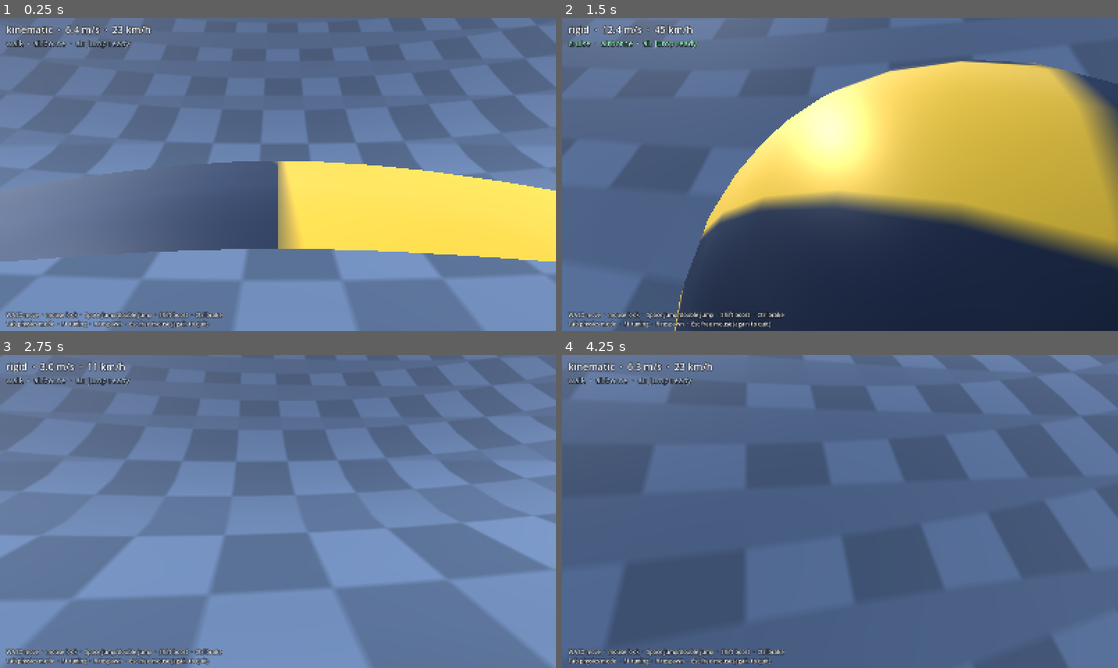
Above: before the commit, frames 1-4 (two rows, left to right).
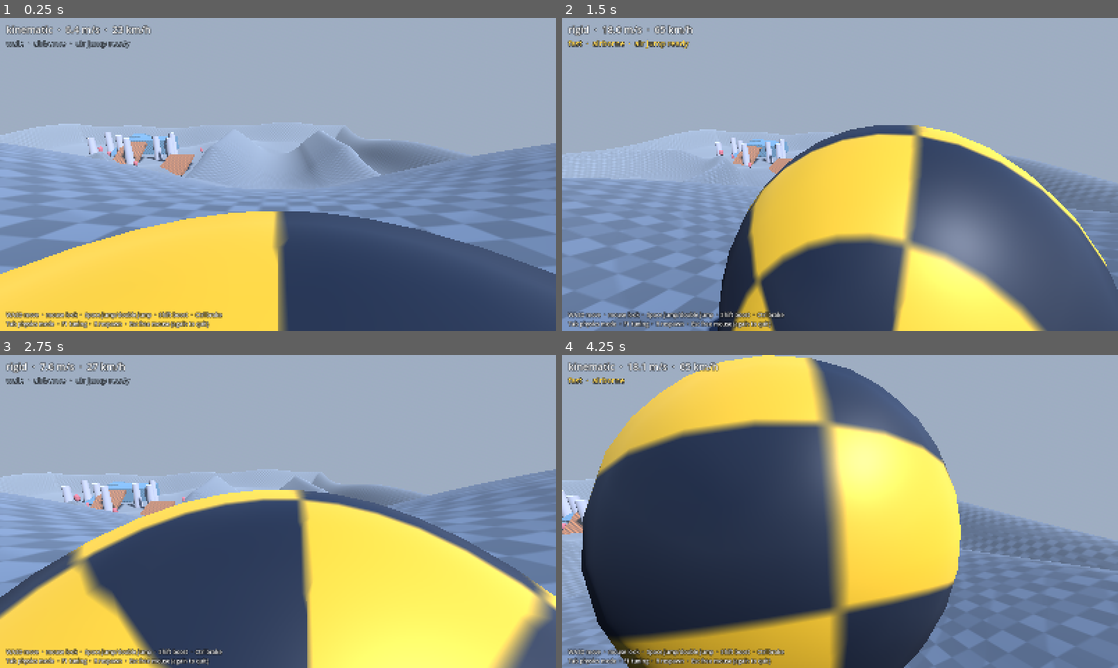
Above: after the commit, the same moments.

Repository: bananahana720/scrapkeep
Game: Godot game, scene res://main.tscn
Two runs of this game, one before a commit and one after it. Both use one fixed random seed, a clock stepped at 60 frames per second and the inputs below.
Inputs (mouse positions are in pixels of both pictures, inside the frame that each line leads up to):
- Up to frame 1 (0.25 s): no input
- Up to frame 2 (1.5 s): tap Enter at 0.5 s; move the mouse to (867, 174) at 0.52 s; hold W (lab_forward) from 0.53 s (still down); tap Shift (lab_boost) at 0.6 s; tap Space (lab_jump) at 0.77 s; move the mouse to (812, 174) at 1.27 s; tap Tab at 1.35 s
- Up to frame 3 (2.75 s): keep holding W (lab_forward); tap Space (lab_jump) at 1.52 s; move the mouse to (289, 505) at 2.02 s; tap R at 2.1 s
- Up to frame 4 (4.25 s): keep holding W (lab_forward); move the mouse to (834, 517) at 2.77 s; tap Shift (lab_boost) at 2.85 s; tap Space (lab_jump) at 3.02, 3.77 s; move the mouse to (878, 514) at 3.52 s; tap Tab at 3.6 s

The runs differ from the first frame. In frame 1, 94% of the frame differs, in the area x 0-100%, y 0-100%; in frame 2, 91%; in frame 3, 93%; in frame 4, 89%.

Commit message:
sketch: aim the ball lab spawn camera down the run and add the visual check
The spawn camera looked up the mountain, so W drove away from the downhill
run. Yaw now starts facing down the run; the pivot offset and pitch are set
so the ball stays framed when the spring arm collapses against an uphill
slope. tests/shot.gd renders the spawn view to a PNG, which is how the
terrain was confirmed visible and right way up after the trimesh winding fix.

Co-Authored-By: Claude Opus 5 (1M context) <noreply@anthropic.com>
Claude-Session: https://claude.ai/code/session_01FyjAJGknffDqtZ3d79dTqA

Diff:
--- a/sketches/ball-lab/src/chase_camera.gd
+++ b/sketches/ball-lab/src/chase_camera.gd
@@ -5,8 +5,9 @@
 
 var target
 var tuning
-var yaw := 0.0
-var pitch := -0.28
+# Spawn looks down the run, so W drives you into the hill rather than up it.
+var yaw := PI
+var pitch := -0.30
 
 var arm: SpringArm3D
 var cam: Camera3D
@@ -21,7 +22,7 @@
 	tuning = tuning_ref
 	arm = SpringArm3D.new()
 	var probe := SphereShape3D.new()
-	probe.radius = 0.45
+	probe.radius = 0.3
 	arm.shape = probe
 	arm.spring_length = 8.0
 	arm.margin = 0.25
@@ -59,7 +60,7 @@
 	# Speed pulls the camera back and widens the lens; the lag tightens so the ball
 	# does not slide off screen once it is quick.
 	var follow := 1.0 - exp(-lerpf(6.0, 15.0, fraction) * delta)
-	global_position = global_position.lerp(target.ball_position() + Vector3.UP * 0.7, follow)
+	global_position = global_position.lerp(target.ball_position() + Vector3.UP * 0.8, follow)
 	var ease := 1.0 - exp(-4.0 * delta)
 	arm.spring_length = lerpf(arm.spring_length, lerpf(7.5, 10.5, fraction), ease)
 	cam.fov = lerpf(cam.fov, lerpf(65.0, 82.0, fraction), ease)
--- /dev/null
+++ b/sketches/ball-lab/tests/shot.gd
@@ -0,0 +1,26 @@
+extends SceneTree
+
+const Lab := preload("res://src/lab.gd")
+
+var _lab
+var _frames := 0
+
+
+func _initialize() -> void:
+	_lab = Lab.new()
+	_lab.test_mode = true
+	root.add_child(_lab)
+
+
+func _process(_delta: float) -> bool:
+	_frames += 1
+	if _frames < 40:
+		return false
+	var args := OS.get_cmdline_user_args()
+	var path: String = args[0] if args.size() > 0 else "user://ball_lab_shot.png"
+	var image := root.get_texture().get_image()
+	image.save_png(path)
+	print("saved ", ProjectSettings.globalize_path(path), " ", image.get_size())
+	_lab.free()
+	quit(0)
+	return true
Not shown, added: sketches/ball-lab/tests/shot.gd.uid
